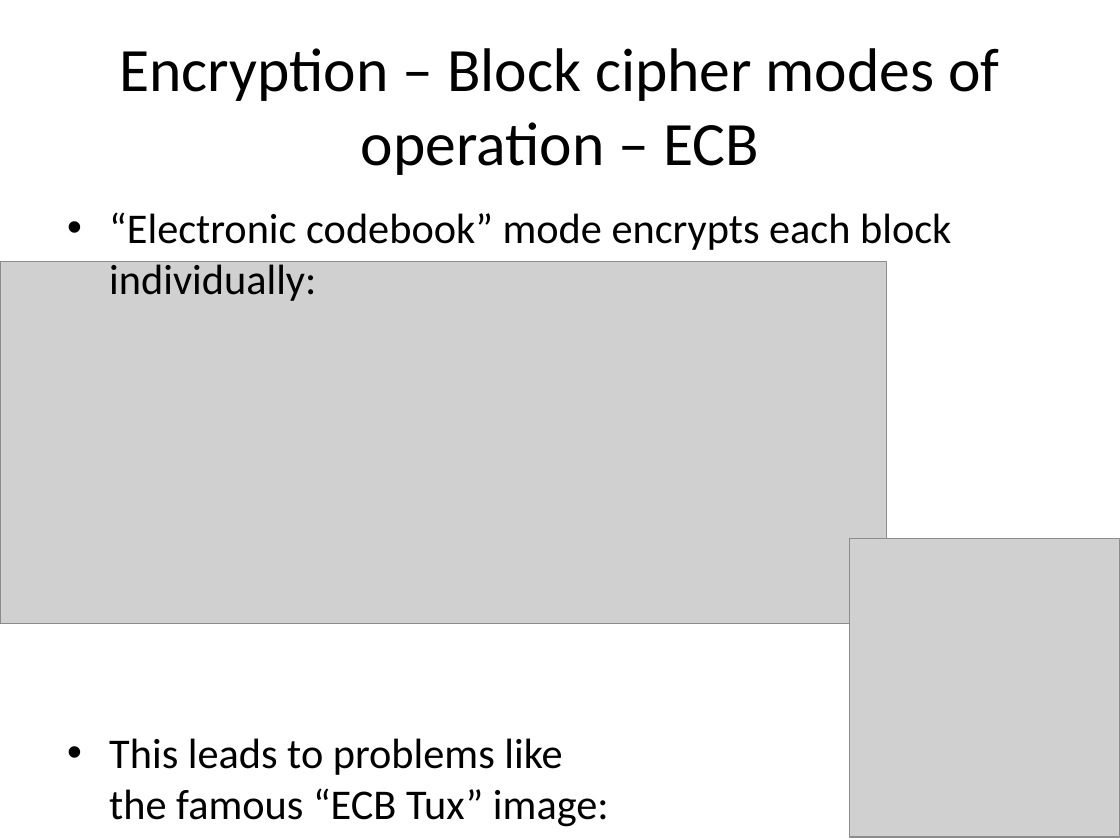
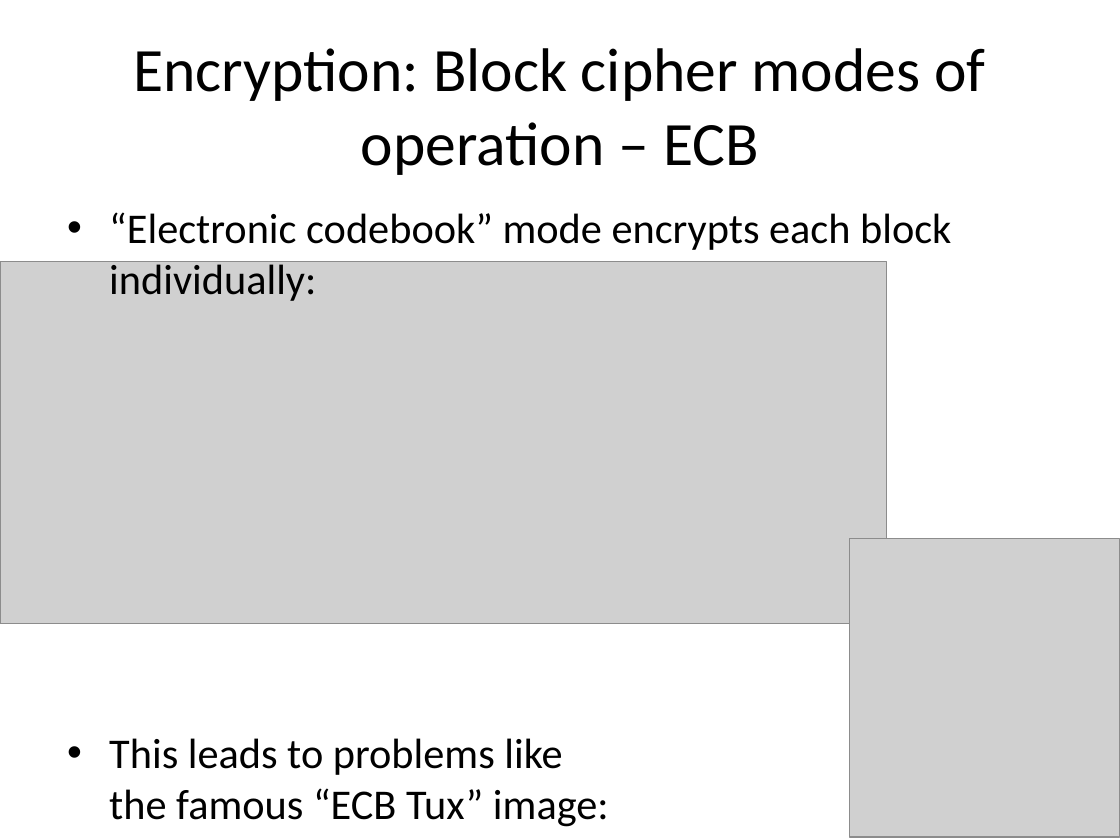
Before and after one commit to iagox86/2013-02-Shmoocon-talk, a slide deck: slide 22 of Shmoocon.pptx. Drawn at 1120x840 pixels with LibreOffice and Linux fonts; fonts in the diff are those of the drawing; grey boxes stand for pictures. Boxes give left, top, right and bottom in pixels: in the first picture for what was removed or moved away, otherwise in the second. Text is boxed around its words. In the diff, an @@ line names an element or a change of style, - is before the commit and + after.

```diff
--- a/Shmoocon.pptx
+++ b/Shmoocon.pptx
@@ title at (134,48,985,175): text changed @@
-Encryption – Block cipher modes of operation – ECB
+Encryption: Block cipher modes of operation – ECB
```
Also in this commit, not shown: 6 other slides changed, 18 slides added, 6 other files.
